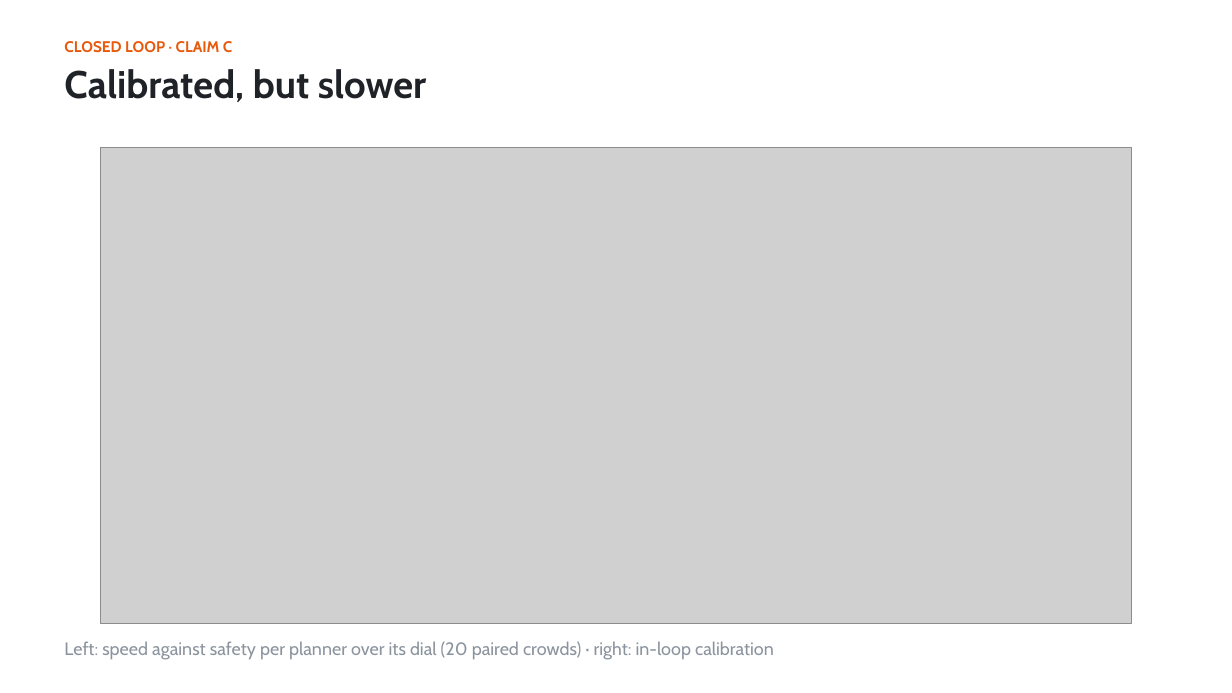
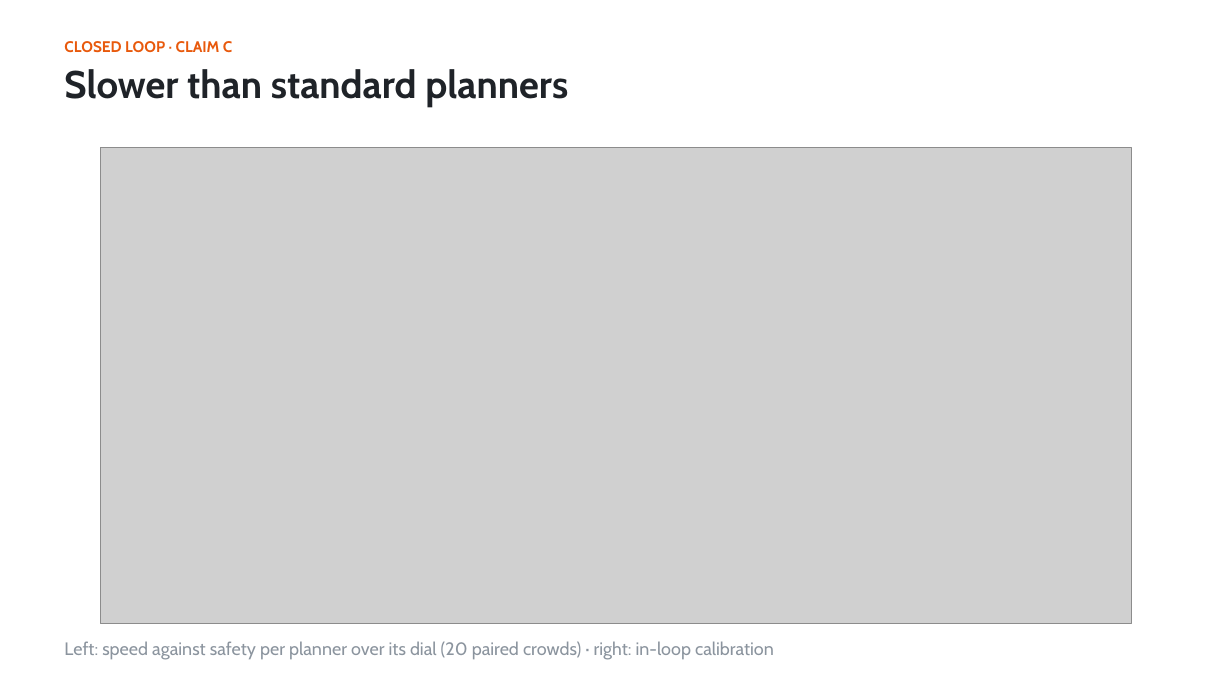
Before and after one commit to shiinalight/Foresight, a slide deck: slide 12 of deck/Foresight.pptx. Drawn at 1232x693 pixels with LibreOffice and Linux fonts; fonts in the diff are those of the drawing; grey boxes stand for pictures. Boxes give left, top, right and bottom in pixels: in the first picture for what was removed or moved away, otherwise in the second. Text is boxed around its words. In the diff, an @@ line names an element or a change of style, - is before the commit and + after.

```diff
--- a/deck/Foresight.pptx
+++ b/deck/Foresight.pptx
@@ text at (64, 69, 568, 107): text changed @@
-Calibrated, but slower
+Slower than standard planners
```
Also in this commit, not shown: 2 other slides changed, 1 slide added, 1 slide removed, 2 other files.
